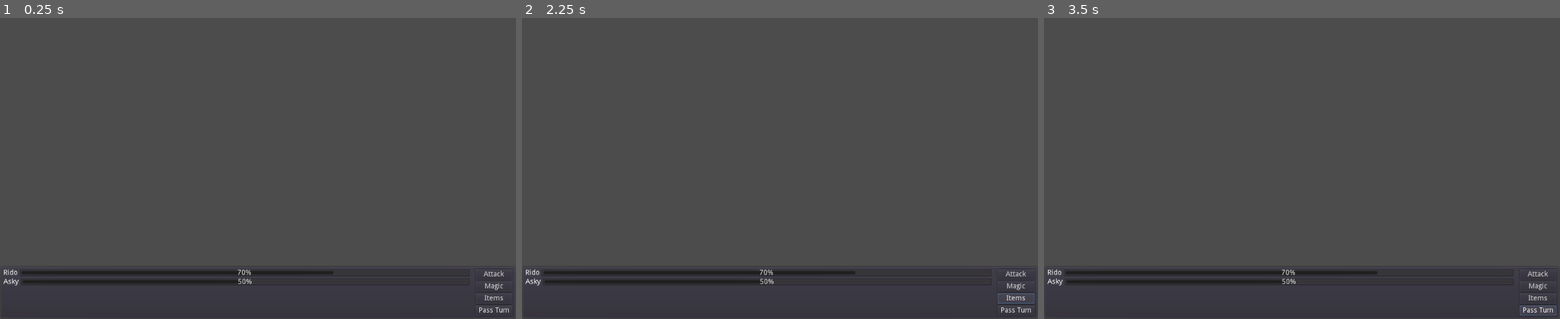
Above: before the commit, frames 1-3 (left to right).
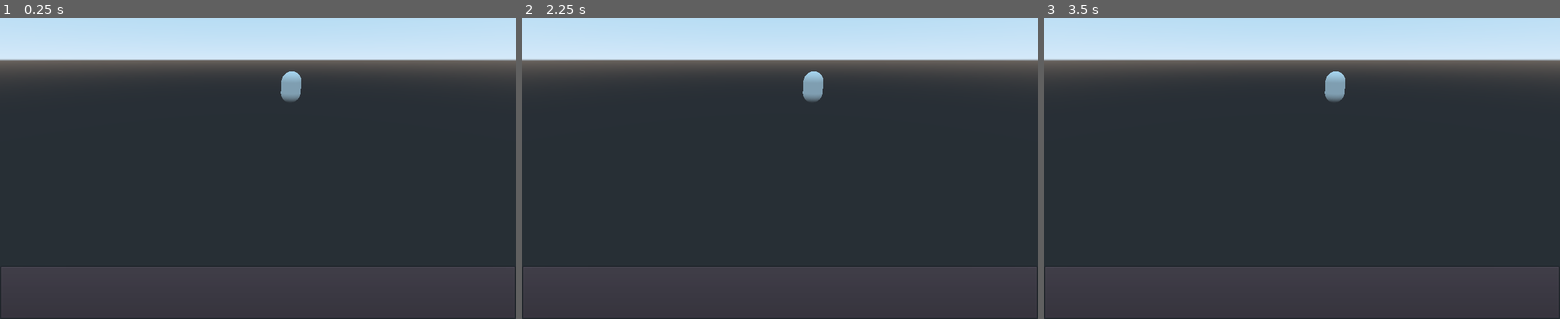
Above: after the commit, the same moments.

Repository: Ridote/godotExperiments3D
Game: Godot game, scene res://Scenes/Test.tscn
Two runs of this game, one before a commit and one after it. Both use one fixed random seed, a clock stepped at 60 frames per second and the inputs below.
Inputs (mouse positions are in pixels of both pictures, inside the frame that each line leads up to):
- Up to frame 1 (0.25 s): no input
- Up to frame 2 (2.25 s): click (1017, 273) at 0.5 s, where only the run before the commit has a clickable "Attack"; click (1017, 285) at 1.25 s, where only the run before the commit has a clickable "Magic"; click (1017, 297) at 2 s, where only the run before the commit has a clickable "Items"
- Up to frame 3 (3.5 s): click (1539, 309) at 2.75 s, where only the run before the commit has a clickable "Pass Turn"

The runs differ from the first frame. In frame 1, 79% of the frame differs, in the area x 0-100%, y 0-100%; in frame 2, 79%; in frame 3, 79%.

Commit message:
Some stats and gui stuff

Diff:
--- /dev/null
+++ b/RPG/Autoloads/Players.gd
@@ -0,0 +1,18 @@
+# warning-ignore-all:unused_class_variable
+extends Node
+
+var STATS_FACTORY = preload("res://Scenes/Stats.tscn")
+
+var players = []
+func _ready():
+	initialisePlayers()
+
+func initialisePlayers():
+	addPlayer("Rido", 5, 8, 4, 5, 10, 7.5)
+	addPlayer("Rido", 6, 10, 2, 7, 8, 5.4)
+
+func addPlayer(_name : String, _str : int, _agi : int, _int : int, _spd : int, _HP : float, _MP : float):
+	var player = STATS_FACTORY.instance()
+	player.setName(_name)
+	player.initialize(_str, _agi, _int, _spd, _HP, _MP)
+	players.push_back(player)
--- a/RPG/Character.gd
+++ b/RPG/Character.gd
@@ -3,8 +3,13 @@
 
 class_name Character
 
+var ally : int = -1
+
 func initialize(_str, _agi, _int) -> void:
 	$Stats.initialize(_str, _agi, _int)
+
+func setAlly(idx):
+	ally = idx
 
 func attack(enemy : Character, duration : float = 2.0):
 	var tween : Tween = Tween.new()
--- /dev/null
+++ b/RPG/GUI/BattleSystem/BattleActionsGUI.tscn
@@ -0,0 +1,32 @@
+[gd_scene format=2]
+
+[node name="Actions" type="VBoxContainer"]
+editor/display_folded = true
+margin_left = 937.0
+margin_right = 1010.0
+margin_bottom = 92.0
+
+[node name="Attack" type="Button" parent="."]
+margin_right = 73.0
+margin_bottom = 20.0
+text = "Attack"
+
+[node name="Magic" type="Button" parent="."]
+margin_top = 24.0
+margin_right = 73.0
+margin_bottom = 44.0
+text = "Magic"
+
+[node name="Items" type="Button" parent="."]
+margin_top = 48.0
+margin_right = 73.0
+margin_bottom = 68.0
+text = "Items"
+
+[node name="PassTurn" type="Button" parent="."]
+margin_top = 72.0
+margin_right = 73.0
+margin_bottom = 92.0
+grow_horizontal = 0
+grow_vertical = 0
+text = "Pass Turn"
--- a/RPG/GUI/BattleSystem/BattleGUI.tscn
+++ b/RPG/GUI/BattleSystem/BattleGUI.tscn
@@ -1,4 +1,6 @@
-[gd_scene load_steps=2 format=2]
+[gd_scene load_steps=3 format=2]
+
+[ext_resource path="res://GUI/BattleSystem/BattleActionsGUI.tscn" type="PackedScene" id=1]
 
 [sub_resource type="GDScript" id=1]
 script/source = "extends Control
@@ -32,71 +34,9 @@
 size_flags_vertical = 3
 
 [node name="CharactersTurn" type="VBoxContainer" parent="TurnGUI/HSplitContainer"]
-margin_right = 925.0
+margin_right = 1010.0
 margin_bottom = 92.0
 size_flags_horizontal = 3
-size_flags_vertical = 3
 
-[node name="RidoTurn" type="HBoxContainer" parent="TurnGUI/HSplitContainer/CharactersTurn"]
-margin_right = 925.0
-margin_bottom = 14.0
-
-[node name="Label" type="Label" parent="TurnGUI/HSplitContainer/CharactersTurn/RidoTurn"]
-margin_right = 28.0
-margin_bottom = 14.0
-text = "Rido"
-
-[node name="ProgressBar" type="ProgressBar" parent="TurnGUI/HSplitContainer/CharactersTurn/RidoTurn"]
-margin_left = 32.0
-margin_right = 925.0
-margin_bottom = 14.0
-size_flags_horizontal = 3
-value = 70.0
-
-[node name="AskyTurn" type="HBoxContainer" parent="TurnGUI/HSplitContainer/CharactersTurn"]
-margin_top = 18.0
-margin_right = 925.0
-margin_bottom = 32.0
-
-[node name="Label" type="Label" parent="TurnGUI/HSplitContainer/CharactersTurn/AskyTurn"]
-margin_right = 30.0
-margin_bottom = 14.0
-text = "Asky"
-
-[node name="ProgressBar" type="ProgressBar" parent="TurnGUI/HSplitContainer/CharactersTurn/AskyTurn"]
-margin_left = 34.0
-margin_right = 925.0
-margin_bottom = 14.0
-size_flags_horizontal = 3
-value = 50.0
-
-[node name="Actions" type="VBoxContainer" parent="TurnGUI/HSplitContainer"]
-margin_left = 937.0
-margin_right = 1010.0
-margin_bottom = 92.0
-
-[node name="Attack" type="Button" parent="TurnGUI/HSplitContainer/Actions"]
-margin_right = 73.0
-margin_bottom = 20.0
-text = "Attack"
-
-[node name="Magic" type="Button" parent="TurnGUI/HSplitContainer/Actions"]
-margin_top = 24.0
-margin_right = 73.0
-margin_bottom = 44.0
-text = "Magic"
-
-[node name="Items" type="Button" parent="TurnGUI/HSplitContainer/Actions"]
-margin_top = 48.0
-margin_right = 73.0
-margin_bottom = 68.0
-text = "Items"
-
-[node name="PassTurn" type="Button" parent="TurnGUI/HSplitContainer/Actions"]
-margin_top = 72.0
-margin_right = 73.0
-margin_bottom = 92.0
-grow_horizontal = 0
-grow_vertical = 0
-text = "Pass Turn"
-[connection signal="pressed" from="TurnGUI/HSplitContainer/Actions/PassTurn" to="." method="_on_nextTurn_pressed"]
+[node name="Actions" parent="TurnGUI/HSplitContainer" instance=ExtResource( 1 )]
+visible = false
--- /dev/null
+++ b/RPG/GUI/BattleSystem/ProgressTurn.tscn
@@ -0,0 +1,35 @@
+[gd_scene load_steps=2 format=2]
+
+[sub_resource type="GDScript" id=1]
+script/source = "extends HBoxContainer
+
+export var char_name = \"Rido\"
+
+func _ready():
+	$Name.text = char_name
+
+func setName(new_name : String) -> void:
+	char_name = new_name
+	$Name.text = new_name
+
+func setProgress(progress):
+	$ProgressBar.value = progress"
+
+[node name="ProgressTurn" type="HBoxContainer"]
+margin_right = 925.0
+margin_bottom = 14.0
+size_flags_horizontal = 3
+script = SubResource( 1 )
+
+[node name="Name" type="Label" parent="."]
+margin_right = 28.0
+margin_bottom = 14.0
+size_flags_vertical = 1
+text = "Rido"
+
+[node name="ProgressBar" type="ProgressBar" parent="."]
+margin_left = 32.0
+margin_right = 925.0
+margin_bottom = 14.0
+size_flags_horizontal = 3
+value = 70.0
--- a/RPG/Scenes/BattleSystem/BattleCharacter.tscn
+++ b/RPG/Scenes/BattleSystem/BattleCharacter.tscn
@@ -24,7 +24,7 @@
 script = ExtResource( 1 )
 
 [node name="Model" type="MeshInstance" parent="."]
-transform = Transform( 1, 0, 0, 0, -4.37114e-08, -1, 0, 1, -4.37114e-08, 0, 1.7, 0 )
+transform = Transform( 1, 0, 0, 0, -4.37114e-008, -1, 0, 1, -4.37114e-008, 0, 1.7, 0 )
 mesh = SubResource( 1 )
 material/0 = null
 
--- a/RPG/Scenes/BattleSystem/BattleManager.tscn
+++ b/RPG/Scenes/BattleSystem/BattleManager.tscn
@@ -16,6 +16,14 @@
 func _ready():
 	if $BattleGUI.connect(\"nextTurn\", self, \"nextTurn\"):
 		OS.alert(\"Error connecting next turn\")
+	print(Players.players.size())
+	for player_id in range(0,Players.players.size()):
+		print(player_id)
+		var new_character = characterScene.instance()
+		new_character.setAlly(player_id)
+		new_character.transform.origin = $Allies.transform.origin
+		add_child(new_character)
+
 
 func nextTurn() -> void:
 	turns += 1
@@ -26,3 +34,12 @@
 enemies = [  ]
 
 [node name="BattleGUI" parent="." instance=ExtResource( 1 )]
+
+[node name="Camera" type="Camera" parent="."]
+transform = Transform( 0.963127, 0.121462, -0.240071, 0, 0.892297, 0.451448, 0.269049, -0.434802, 0.859395, 0.530602, 4.20937, 21.4686 )
+
+[node name="Allies" type="Position3D" parent="."]
+transform = Transform( 1, 0, 0, 0, 1, 0, 0, 0, 1, 10, 0, 0 )
+
+[node name="Enemies" type="Position3D" parent="."]
+transform = Transform( 1, 0, 0, 0, 1, 0, 0, 0, 1, -10, 0, 0 )
--- a/RPG/Scenes/Stats.tscn
+++ b/RPG/Scenes/Stats.tscn
@@ -8,6 +8,7 @@
 
 signal KO
 
+export var char_name : String = 'Default name'
 export var MAX_HP : float = 5.0
 export var MAX_MP : float = 5.0
 var HP : float
@@ -18,11 +19,16 @@
 export var INT : int = 2
 export var SPD : int = 2
 
-func initialize(_str : int, _agi : int, _int : int, _spd : int = 1):
+func setName(new_name : String) -> void:
+	char_name = new_name
+
+func initialize(_str : int, _agi : int, _int : int, _spd : int = 1, _MAX_HP : float = 5, _MAX_MP  : float = 5) -> void:
 	STR = _str
 	AGI = _agi
 	INT = _int
 	SPD = _spd
+	MAX_HP = _MAX_HP
+	MAX_MP = _MAX_MP
 	HP = MAX_HP
 	MP = MAX_MP
 
--- a/RPG/project.godot
+++ b/RPG/project.godot
@@ -24,6 +24,10 @@
 run/main_scene="res://Scenes/Test.tscn"
 config/icon="res://icon.png"
 
+[autoload]
+
+Players="*res://Autoloads/Players.gd"
+
 [debug]
 
 gdscript/warnings/treat_warnings_as_errors=true
